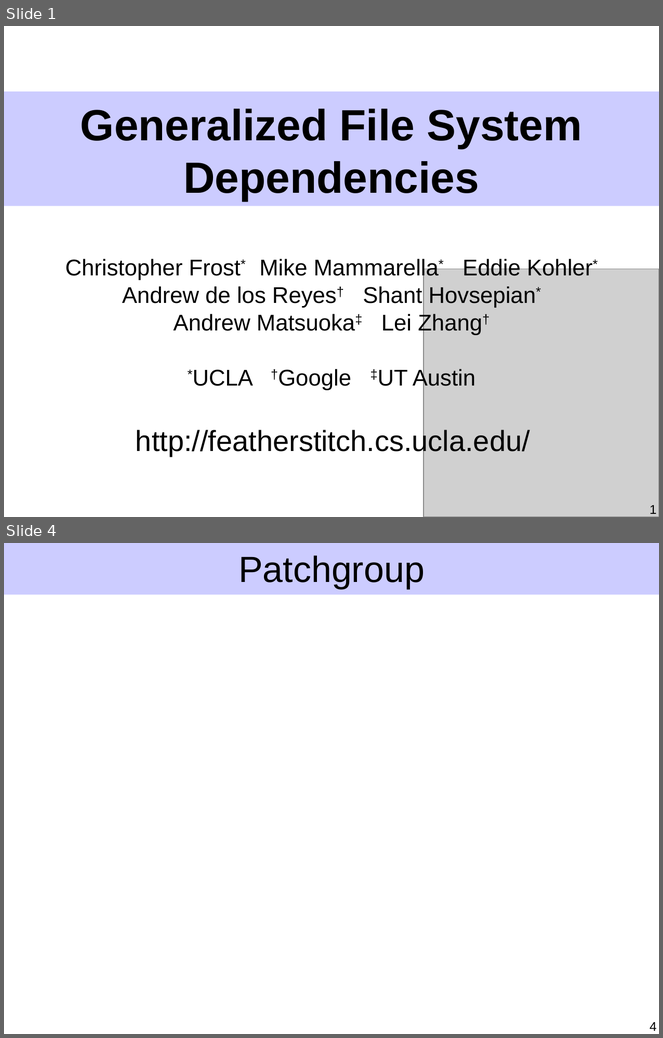
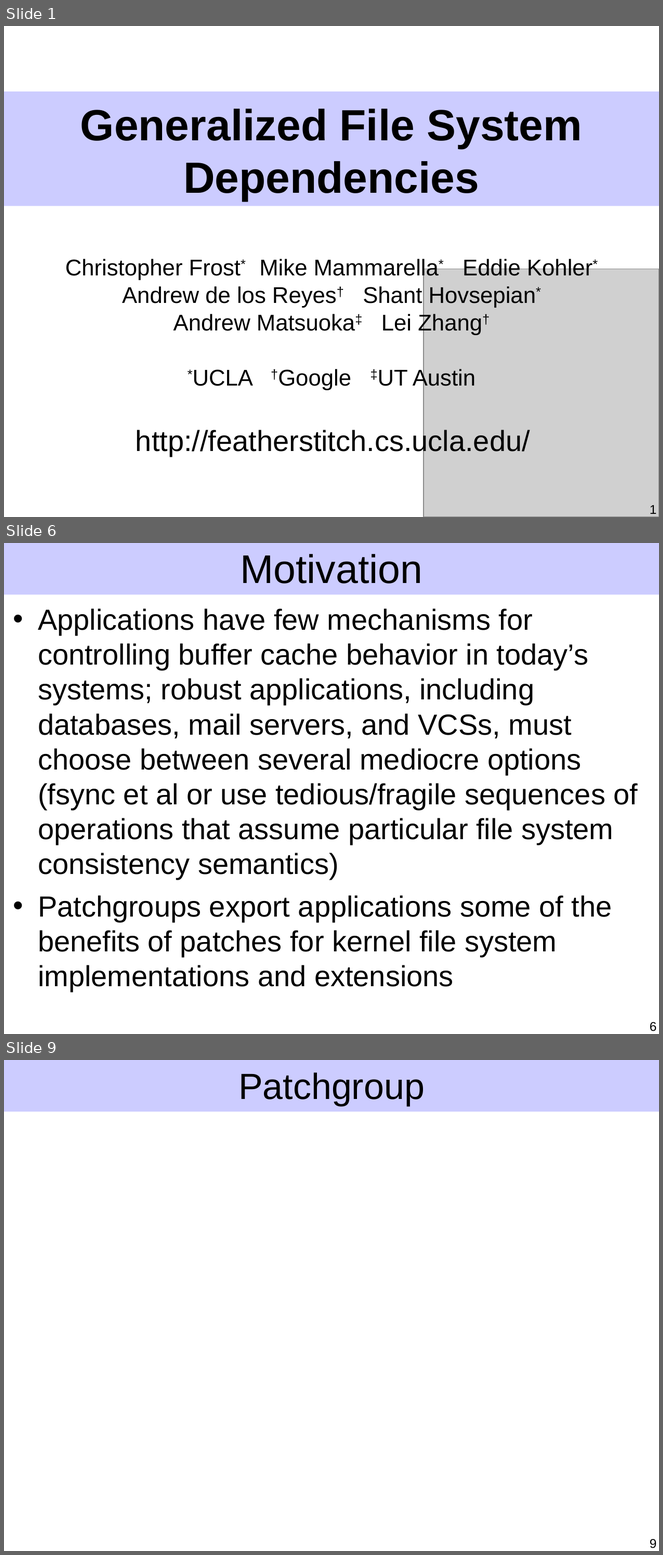
Before and after one commit to ucla-readable/fstitch-doc, a slide deck: sosp/pres.ppt. Shown one above the other, each under a label of ours: slides 1 and 4 before the commit, slides 1, 6 and 9 after it; the slides between them are not shown. The pictures are 663x1038 and 663x1555 pixels, drawn with LibreOffice and Linux fonts; fonts in the diff are those of the drawing; grey boxes stand for pictures. Boxes give left, top, right and bottom in pixels: in the first picture for what was removed or moved away, otherwise in the second. Text is boxed around its words. In the diff, an @@ line names an element or a change of style, - is before the commit and + after.

```diff
--- a/sosp/pres.ppt
+++ b/sosp/pres.ppt
@@ slide 6 added at <box>4,543,659,1034</box>, background #FFFFFF; not listed: 1 template element that a slide beside it also shows @@
@@ title added at <box>240,554,423,584</box>, 44 pt, text #000000 @@
+Motivation
@@ text added at <box>38,609,638,992</box>, 32 pt, text #000000 @@
+• Applications have few mechanisms for controlling buffer cache behavior in today’s systems; robust applications, including databases, mail servers, and VCSs, must choose between several mediocre options (fsync et al or use tedious/fragile sequences of operations that assume particular file system consistency semantics)
+• Patchgroups export applications some of the benefits of patches for kernel file system implementations and extensions
@@ page number added at <box>650,1022,657,1032</box>, 14 pt, text #000000 @@
+6
@@ what was slide 4 is now slide 9 @@
@@ page number at <box>650,1539,657,1549</box>: text changed @@
-4
+9
```
Also in this commit, not shown: 3 slides changed, 6 other slides added, 2 slides removed.
